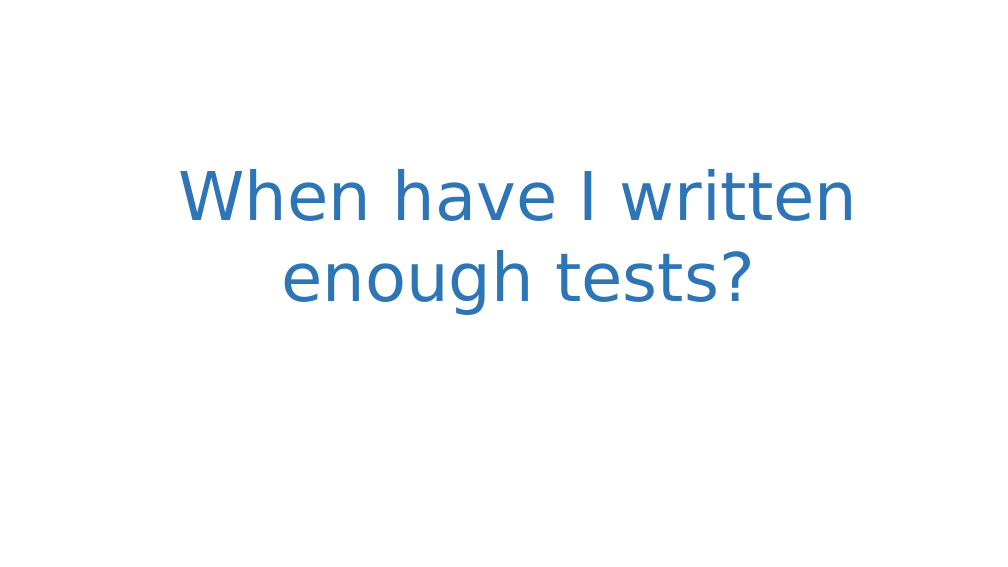
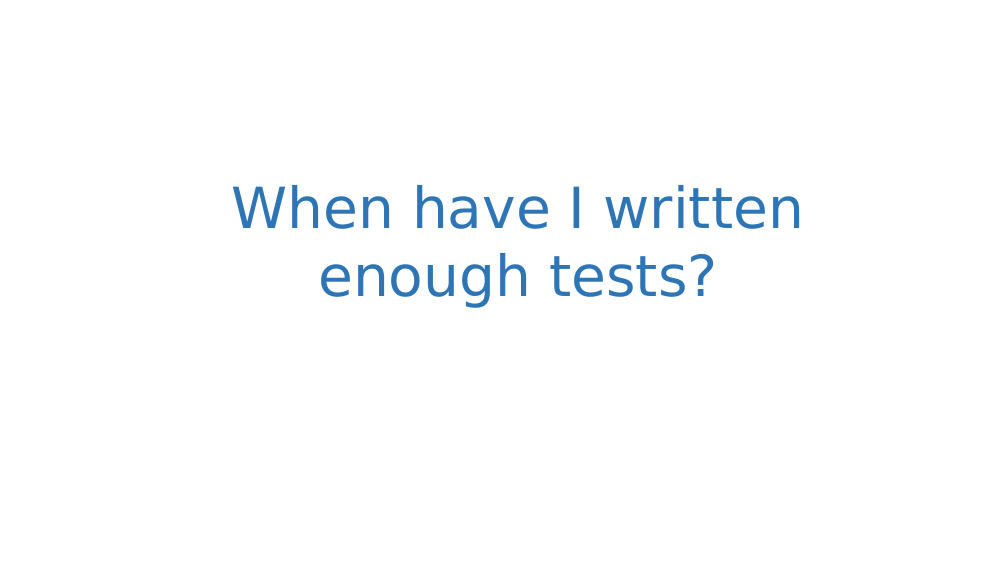
Before and after one commit to neu-se/CS4530-Spring-2026, a slide deck: slide 3 of Slides/Module 03.2 Code Coverage.pptx. Drawn at 1008x567 pixels with LibreOffice and Linux fonts; fonts in the diff are those of the drawing. Boxes give left, top, right and bottom in pixels: in the first picture for what was removed or moved away, otherwise in the second. Text is boxed around its words. In the diff, an @@ line names an element or a change of style, - is before the commit and + after.

```diff
--- a/Slides/Module 03.2 Code Coverage.pptx
+++ b/Slides/Module 03.2 Code Coverage.pptx
@@ text "When have I written enough ...": place and size @@
-text "When have I written enough ..." at bbox=[179, 169, 858, 315]
+text "When have I written enough ..." at bbox=[231, 185, 805, 308]
@@ text "When have I written enough ..." at bbox=[231, 185, 805, 308]: size 64 to 54 pt @@
```
Also in this commit, not shown: 3 other files.
